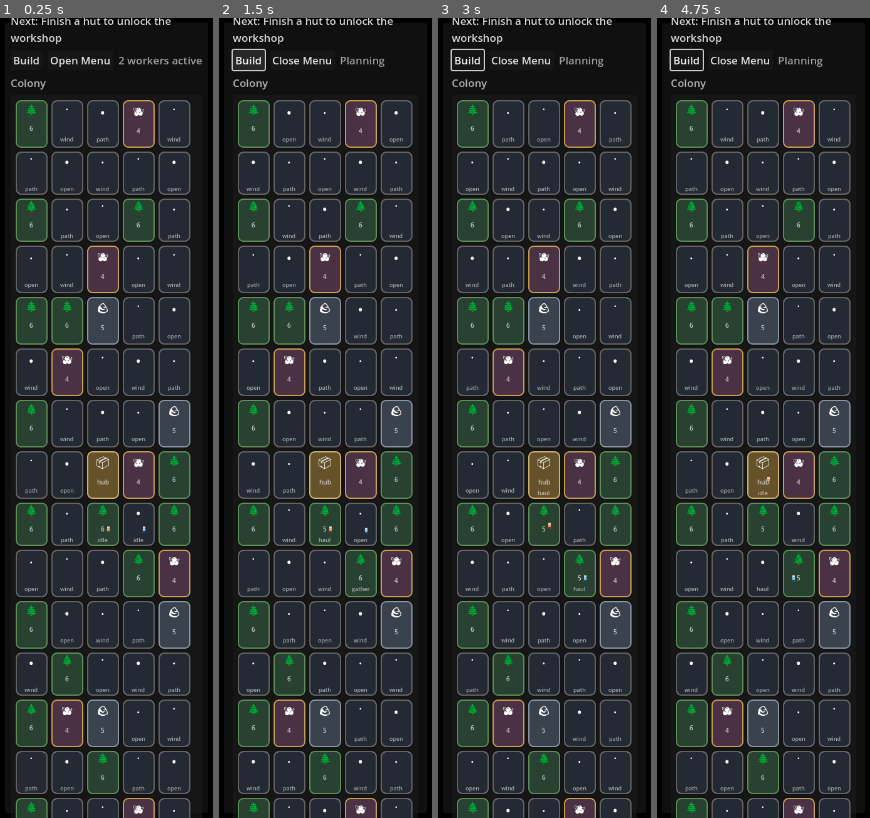
Above: before the commit, frames 1-4 (left to right).
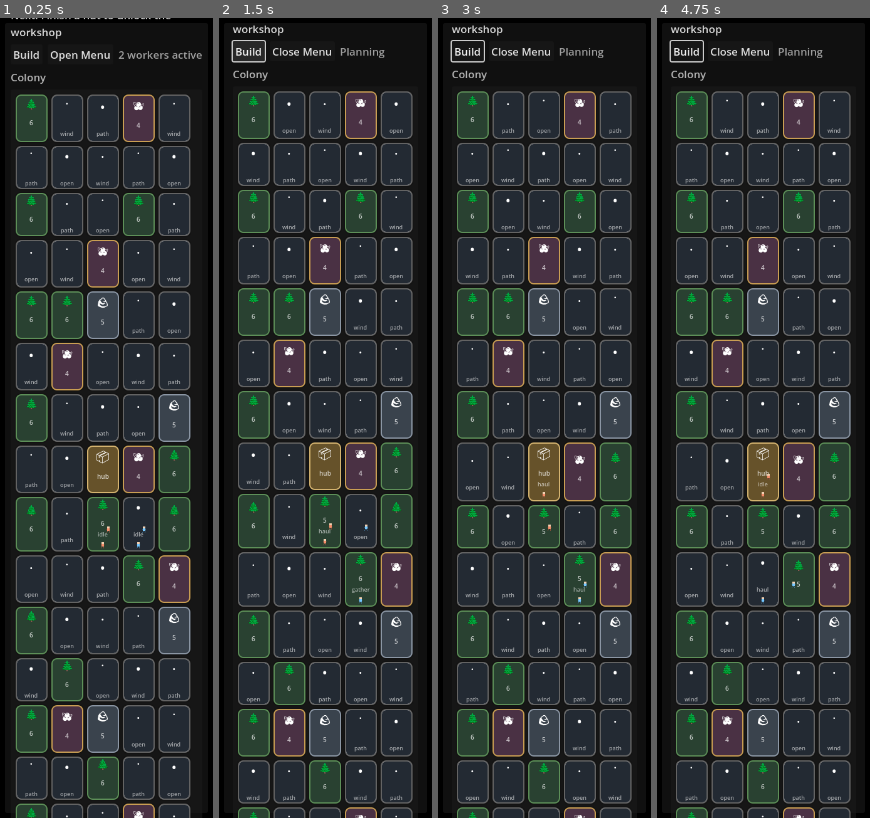
Above: after the commit, the same moments.

Repository: misospace/windowstead
Game: Godot game, scene res://scenes/main.tscn
The game is run twice, just before and just after one commit, with the same random seed, the same clock (stepped at 60 frames per second) and the same inputs.
Inputs (mouse positions are in pixels of both pictures, inside the frame that each line leads up to):
- Up to frame 1 (0.25 s): no input
- Up to frame 2 (1.5 s): click "Build" at 0.5 s; click "Build" at 1.25 s
- Up to frame 3 (3 s): click "Build" at 2 s; move the mouse to (591, 378) at 2.77 s; click (591, 378) at 2.92 s
- Up to frame 4 (4.75 s): move the mouse to (720, 458) at 3.52 s; click (720, 458) at 3.67 s; move the mouse to (784, 242) at 4.27 s; click (784, 242) at 4.42 s

The runs differ from the first frame. In frame 1, 21% of the frame differs, in the area x 4-95%, y 0-100%; in frame 2, 24%, in the area x 5-92%, y 0-100%; in frame 3, 23%; in frame 4, 23%.

Commit message:
fix: add worker sprites to tiles in the world view

Diff:
--- a/scripts/main.gd
+++ b/scripts/main.gd
@@ -869,7 +869,12 @@
 			icon_label.text = tile_icon(tile, pos)
 			amount_label.text = tile_amount_text(tile, pos)
 			progress_label.text = tile_progress_text(tile, pos)
-			worker_row.visible = false
+			var workers_here := workers_at_pos(pos)
+			if not workers_here.is_empty():
+				worker_row.visible = true
+				render_worker_sprites(worker_row, workers_here)
+			else:
+				worker_row.visible = false
 
 func render_worker_overlay() -> void:
 	if tile_views.is_empty():
